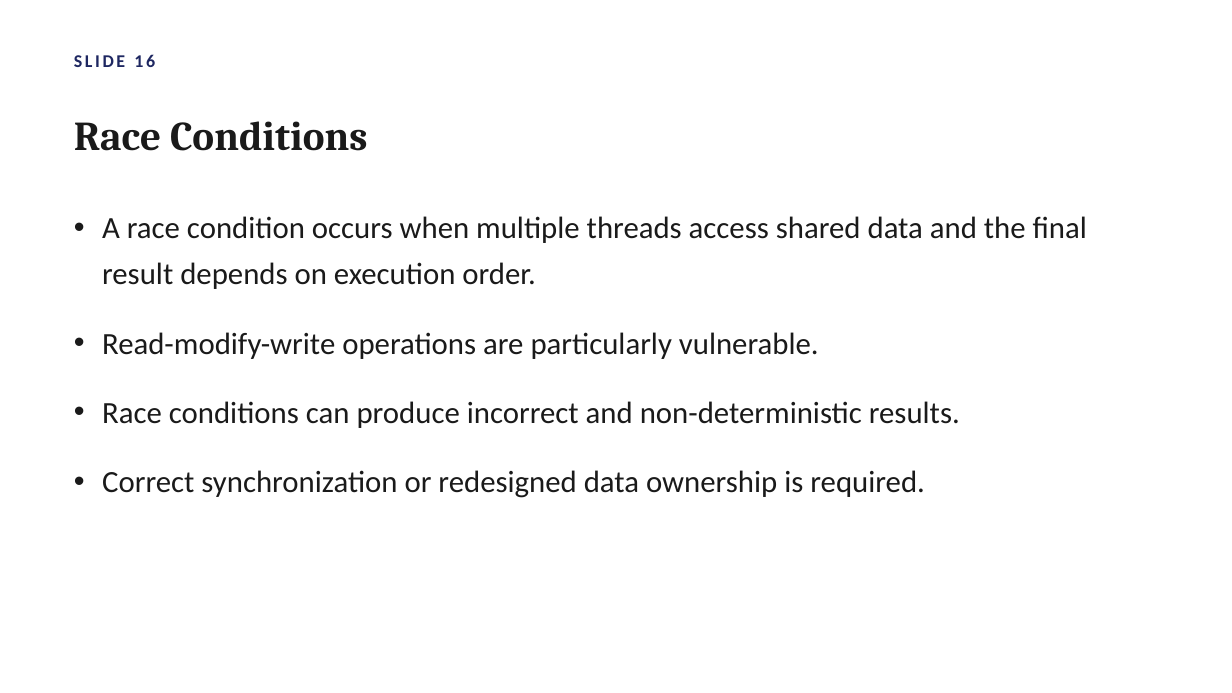
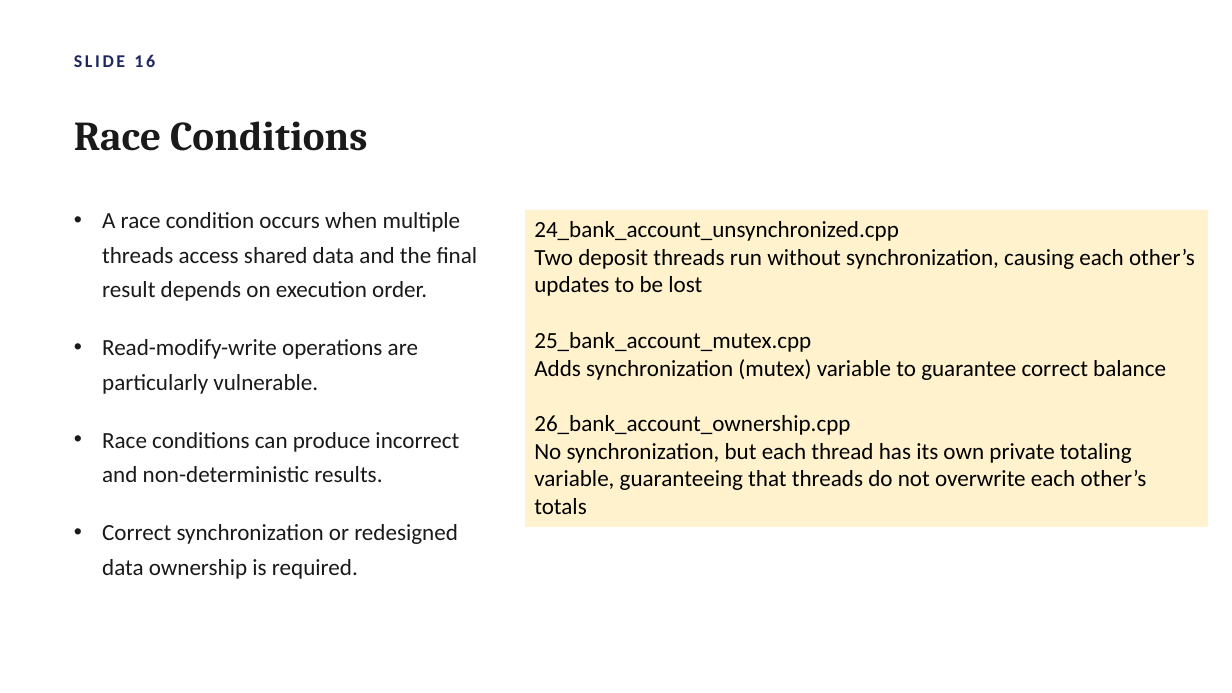
Before and after one commit to atulkahatecdac/parallel-cpp, a slide deck: slide 25 of Parallel_Programming_Cpp.pptx (slide 19 before the commit). Drawn at 1232x693 pixels with LibreOffice and Linux fonts; fonts in the diff are those of the drawing. Boxes give left, top, right and bottom in pixels: in the first picture for what was removed or moved away, otherwise in the second. Text is boxed around its words. In the diff, an @@ line names an element or a change of style, - is before the commit and + after.

```diff
--- a/Parallel_Programming_Cpp.pptx
+++ b/Parallel_Programming_Cpp.pptx
@@ text "A race condition occurs when ..." at (102, 212, 478, 579): size 24 to 18 pt @@
@@ rectangle added at (525, 210, 1208, 527), fill #FFF2CC, 18 pt, text #000000 @@
+24_bank_account_unsynchronized.cpp
+Two deposit threads run without synchronization, causing each other’s updates to be lost
+25_bank_account_mutex.cpp
+Adds synchronization (mutex) variable to guarantee correct balance
+26_bank_account_ownership.cpp
+No synchronization, but each thread has its own private totaling variable, guaranteeing that threads do not overwrite each other’s totals
```
Also in this commit, not shown: 10 other slides changed, 8 slides added.
